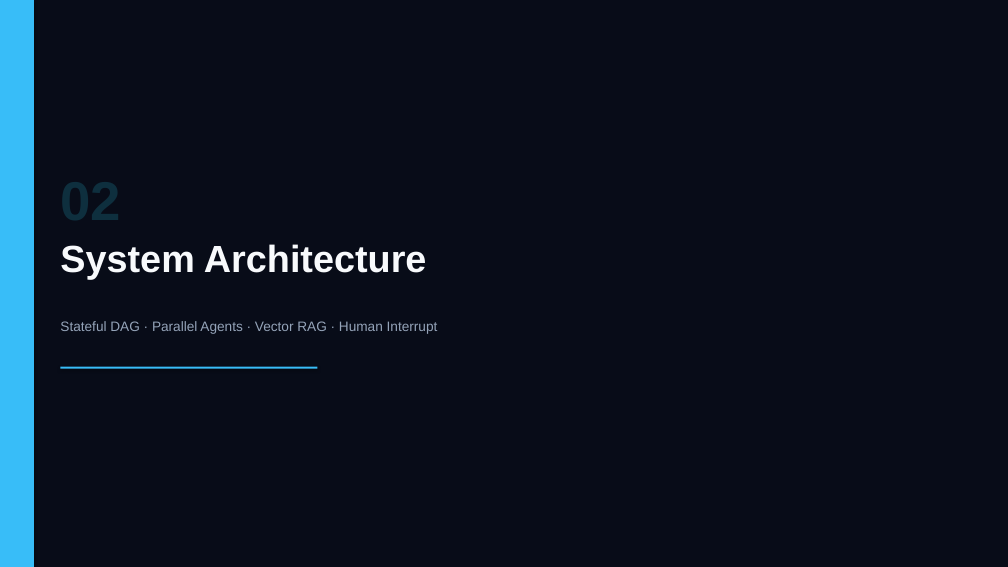
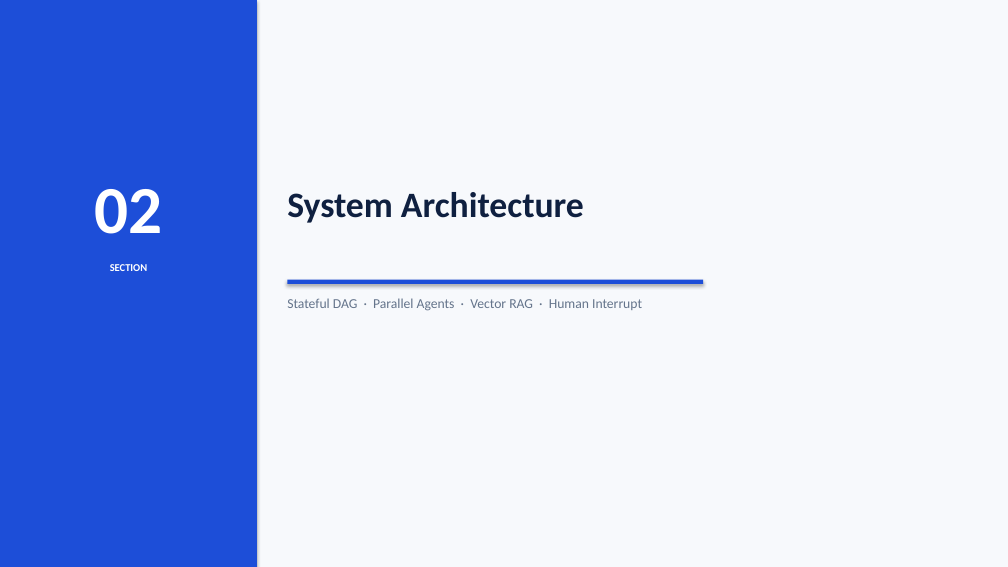
Before and after one commit to SagarTrimukhe/ai-investment-research-assistant, a slide deck: slide 4 of CAPSTONE_PROJECT_PRESENTATION.pptx. Drawn at 1008x567 pixels with LibreOffice and Linux fonts; fonts in the diff are those of the drawing. Boxes give left, top, right and bottom in pixels: in the first picture for what was removed or moved away, otherwise in the second. Text is boxed around its words. In the diff, an @@ line names an element or a change of style, - is before the commit and + after.

Commit message:
design: retheme to professional light mode — white canvas, navy headings, clean corporate accents

```diff
--- a/CAPSTONE_PROJECT_PRESENTATION.pptx
+++ b/CAPSTONE_PROJECT_PRESENTATION.pptx
@@ rectangle at [0,0,1008,567]: fill #080C18 to #F7F9FC @@
@@ rectangle: place and size @@
-rectangle at [0,0,34,567]
+rectangle at [0,0,257,567]
@@ rectangle at [0,0,257,567]: fill #38BDF8 to #1D4ED8 @@
@@ text added at [94,189,162,234], 64 pt, text #FFFFFF, bold @@
+02
@@ text "System Architecture": place and size @@
-text "System Architecture" at [60,244,427,279]
+text "System Architecture" at [287,192,584,223]
@@ text "System Architecture" at [287,192,584,223]: size 36 to 34 pt, font Arial to Calibri, text colour #F8FAFC to #0F2040 @@
@@ text added at [110,264,147,271], 10 pt, text #FFFFFF, bold @@
+SECTION
@@ text "Stateful DAG · Parallel Agents ...": place and size @@
-text "Stateful DAG · Parallel Agents ..." at [60,321,438,334]
+text "Stateful DAG · Parallel Agents ..." at [287,298,642,311]
@@ text "Stateful DAG · Parallel Agents ..." at [287,298,642,311]: font Arial to Calibri, text colour #94A3B8 to #64748B @@
@@ rectangle at [287,280,703,284]: fill #38BDF8 to #1D4ED8 @@
@@ rectangle: place and size @@
-rectangle at [60,367,318,369]
+rectangle at [287,280,703,284]
```
Also in this commit, not shown: 17 other slides changed.
